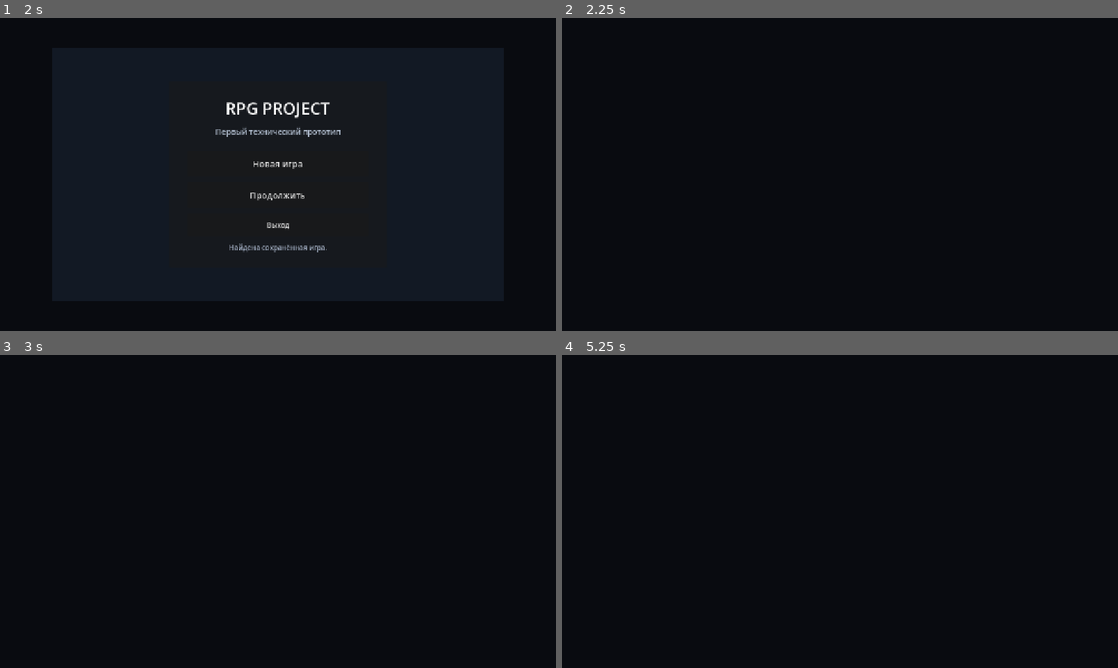
Above: before the commit, frames 1-4 (two rows, left to right).
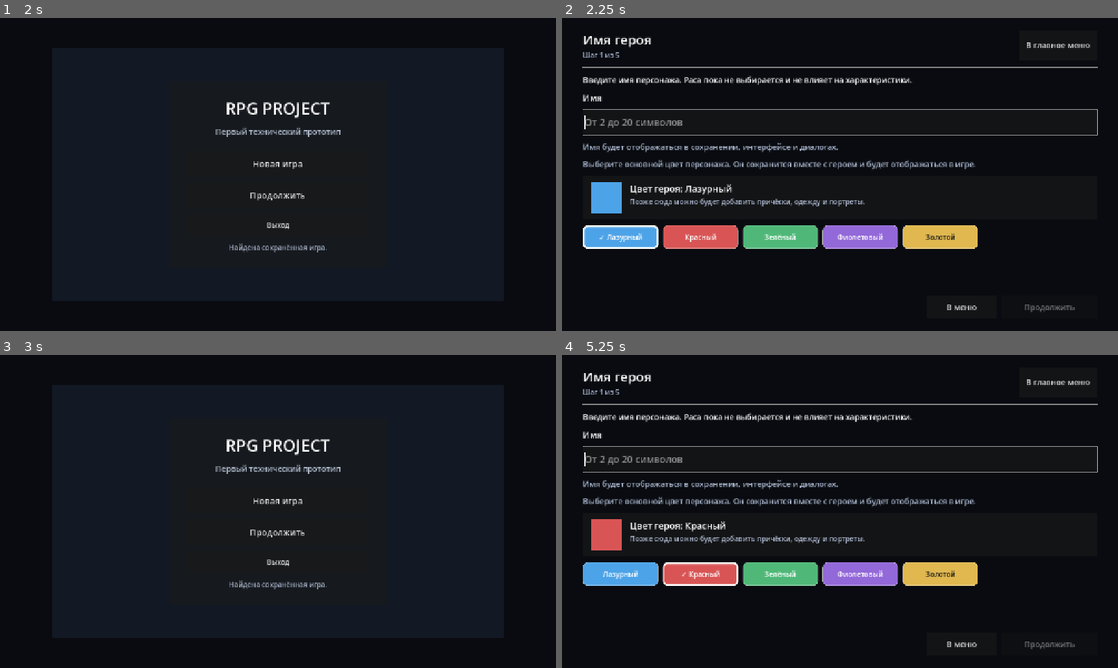
Above: after the commit, the same moments.

Repository: eretenkodaniil16-rgb/rpg-project
Game: Godot game, scene res://scenes/game/game.tscn
The game is run twice, just before and just after one commit, with the same random seed, the same clock (stepped at 60 frames per second) and the same inputs. This scene is started directly instead of the project's main scene.
Inputs (mouse positions are in pixels of both pictures, inside the frame that each line leads up to):
- Up to frame 1 (2 s): click "ДЕЙСТВИЕ" at 0.5 s; click "МЕНЮ" at 1.25 s
- Up to frame 2 (2.25 s): click "Новая игра" at 2 s
- Up to frame 3 (3 s): click (494, 383) at 2.75 s, where only the run after the commit has a clickable "В главное меню"
- Up to frame 4 (5.25 s): click (840, 502) at 3.5 s, where only the run after the commit has a clickable "Новая игра"; click (623, 574) at 4.25 s, where only the run after the commit has a clickable "✓ Лазурный"; click (701, 574) at 5 s, where only the run after the commit has a clickable "Красный"

Frame 1 is identical in both runs. In frame 2, 10% of the frame differs, in the area x 3-97%, y 5-94%; in frame 3, 1.3%; in frame 4, 10%.
Error before the commit: Parse Error: Cannot find member "DEFAULT_APPEARANCE_COLOR_HEX" in base "PlayerCharacter". (res://scripts/character_creation/character_creator_customized.gd:35)

Commit message:
feat: persist character appearance color

Diff:
--- a/scripts/models/player_character.gd
+++ b/scripts/models/player_character.gd
@@ -1,6 +1,7 @@
 class_name PlayerCharacter
 extends RefCounted
 
+const DEFAULT_APPEARANCE_COLOR_HEX: String = "#4DA3E8"
 const DEFAULT_ABILITIES: Dictionary = {
 	"strength": 10,
 	"dexterity": 10,
@@ -13,6 +14,7 @@
 var character_name: String = ""
 var character_class_id: String = ""
 var character_class_name: String = ""
+var appearance_color_hex: String = DEFAULT_APPEARANCE_COLOR_HEX
 var level: int = 1
 var experience: int = 0
 var abilities: Dictionary = DEFAULT_ABILITIES.duplicate(true)
@@ -33,6 +35,7 @@
 		"name": character_name,
 		"class_id": character_class_id,
 		"class_name": character_class_name,
+		"appearance_color_hex": appearance_color_hex,
 		"level": level,
 		"experience": experience,
 		"abilities": abilities.duplicate(true),
@@ -46,6 +49,7 @@
 	character.character_name = str(data.get("name", "Путник"))
 	character.character_class_id = str(data.get("class_id", "fighter"))
 	character.character_class_name = str(data.get("class_name", "Воин"))
+	character.appearance_color_hex = normalize_color_hex(str(data.get("appearance_color_hex", DEFAULT_APPEARANCE_COLOR_HEX)))
 	character.level = maxi(int(data.get("level", 1)), 1)
 	character.experience = maxi(int(data.get("experience", 0)), 0)
 
@@ -65,10 +69,24 @@
 	character.character_name = "Путник"
 	character.character_class_id = "fighter"
 	character.character_class_name = "Воин"
+	character.appearance_color_hex = DEFAULT_APPEARANCE_COLOR_HEX
 	character.maximum_health = 10
 	character.current_health = 10
 	return character
 
 
+static func normalize_color_hex(value: String) -> String:
+	var normalized: String = value.strip_edges().to_upper()
+	if normalized.length() == 6:
+		normalized = "#" + normalized
+	if normalized.length() != 7 or not normalized.begins_with("#"):
+		return DEFAULT_APPEARANCE_COLOR_HEX
+	for index: int in range(1, normalized.length()):
+		var character: String = normalized.substr(index, 1)
+		if not character in "0123456789ABCDEF":
+			return DEFAULT_APPEARANCE_COLOR_HEX
+	return normalized
+
+
 static func modifier_for_score(score: int) -> int:
 	return floori((float(score) - 10.0) / 2.0)
